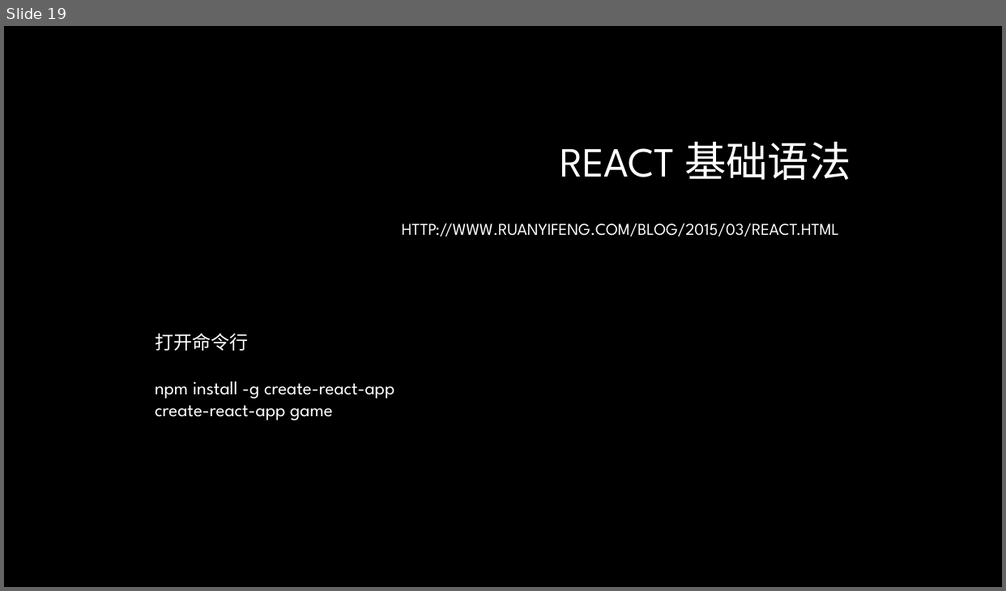
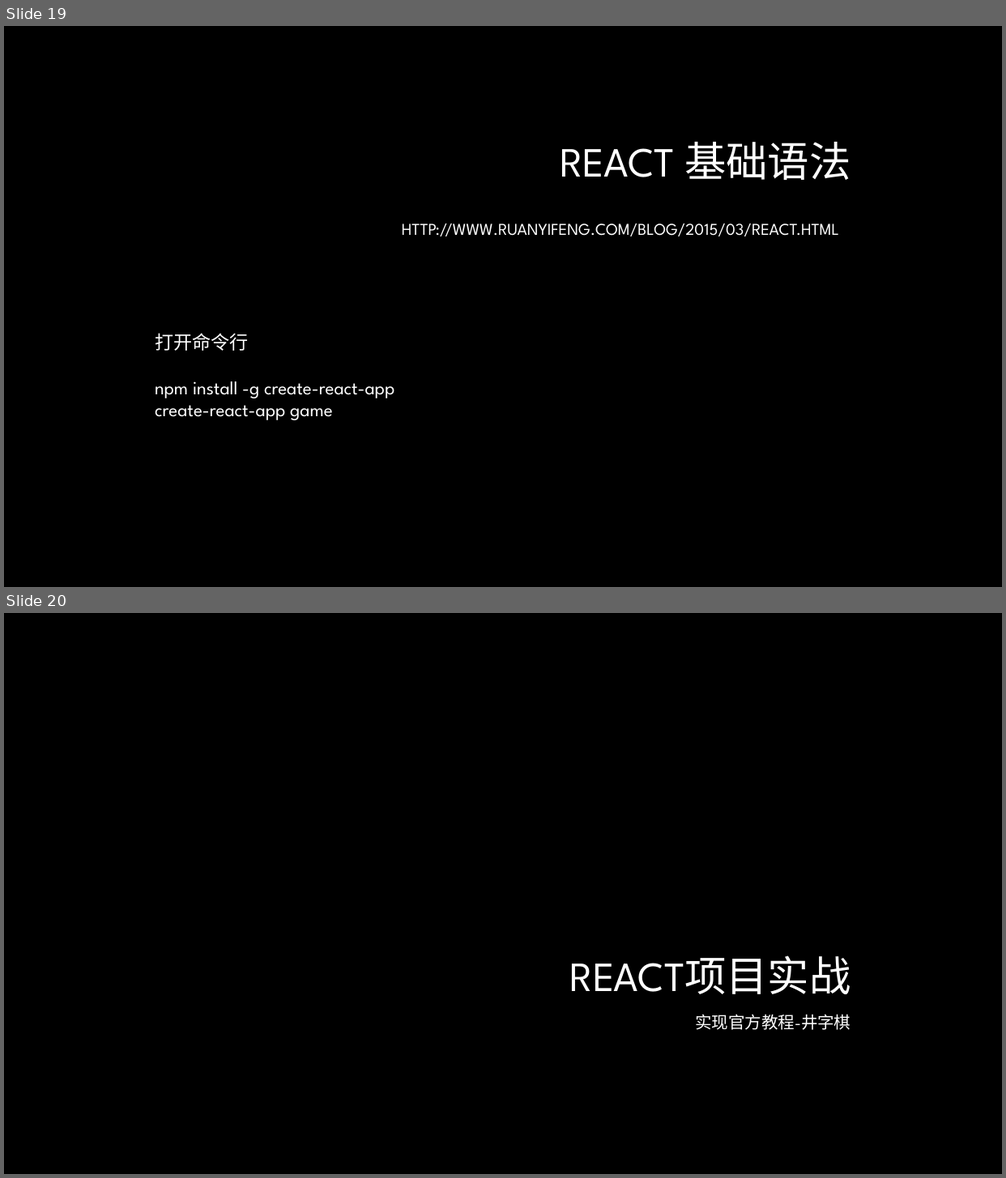
Before and after one commit to lee813/ECVFrontend, a slide deck: 前端课程.pptx. Shown one above the other, each under a label of ours: slide 19 before the commit, slides 19 and 20 after it. The pictures are 1006x591 and 1006x1178 pixels, drawn with LibreOffice and Linux fonts; fonts in the diff are those of the drawing; background and template pictures are left out. Boxes give left, top, right and bottom in pixels: in the first picture for what was removed or moved away, otherwise in the second. Text is boxed around its words. In the diff, an @@ line names an element or a change of style, - is before the commit and + after.

Commit message:
session 3 update

```diff
--- a/前端课程.pptx
+++ b/前端课程.pptx
@@ slide 20 added at (4,613,1002,1174), background picture (left out) @@
@@ title added at (570,956,851,995), 40 pt, text gradient #FFFFFF to #A6A6A6 @@
+REACT项目实战
@@ text added at (695,1014,850,1030), 20 pt, text gradient #FFFFFF to #BFBFBF, small capitals @@
+实现官方教程-井字棋
```
